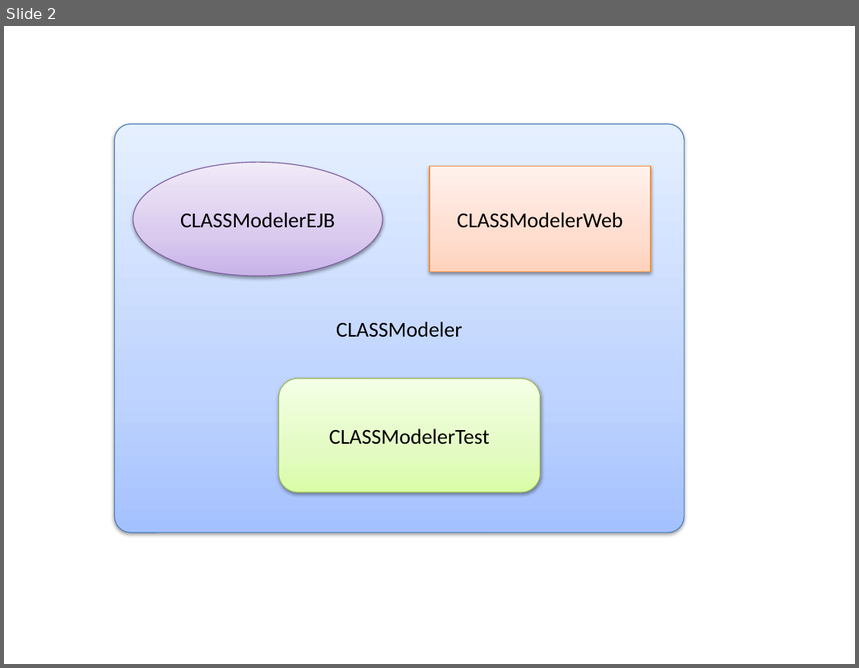
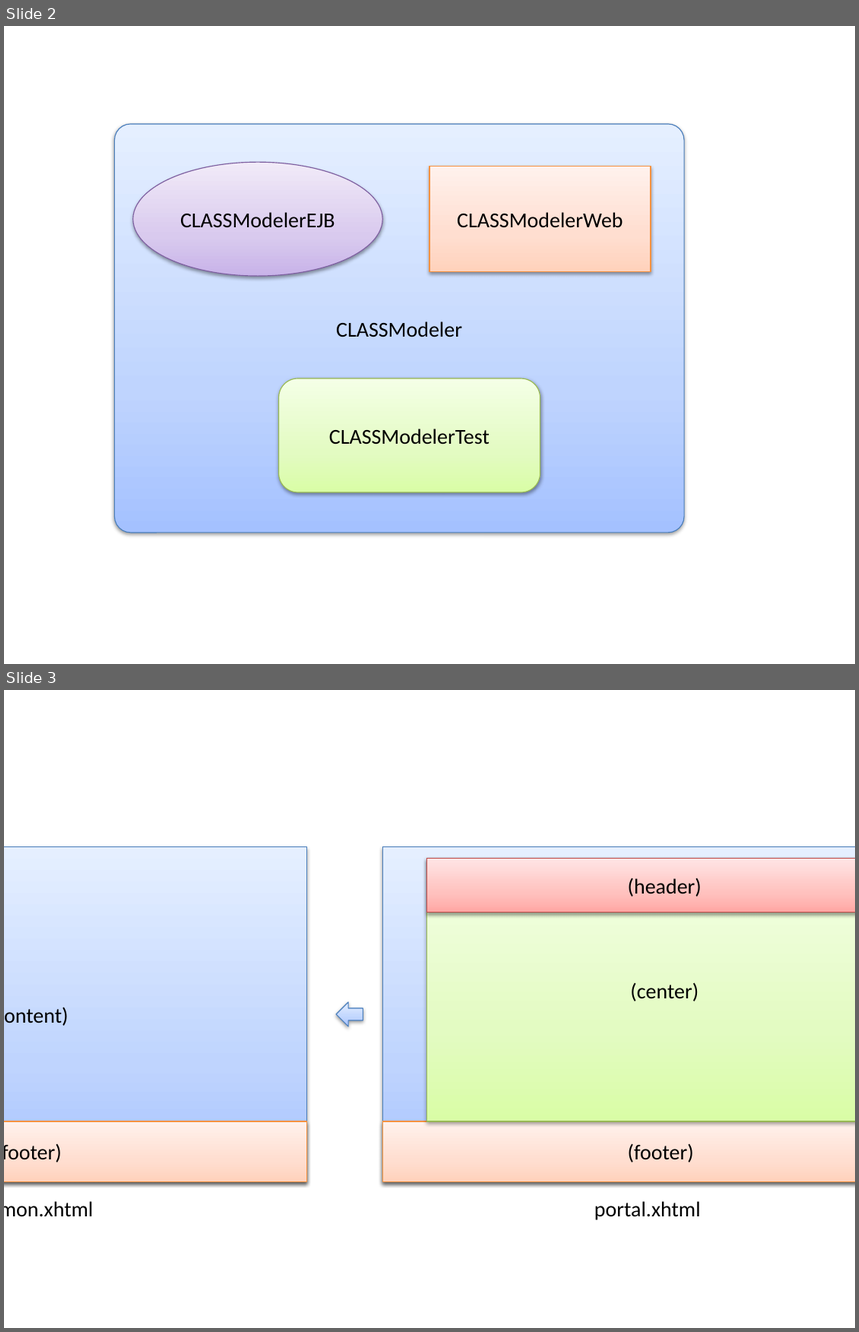
Before and after one commit to gldiazcardenas/CLASSModeler, a slide deck: documentation/CLASS Modeler - Architecture.pptx. Shown one above the other, each under a label of ours: slide 2 before the commit, slides 2 and 3 after it. The pictures are 859x668 and 859x1332 pixels, drawn with LibreOffice and Linux fonts; fonts in the diff are those of the drawing. Boxes give left, top, right and bottom in pixels: in the first picture for what was removed or moved away, otherwise in the second. Text is boxed around its words. In the diff, an @@ line names an element or a change of style, - is before the commit and + after.

```diff
--- a/documentation/CLASS Modeler - Architecture.pptx
+++ b/documentation/CLASS Modeler - Architecture.pptx
@@ slide 3 added at (4, 690, 855, 1328), background #FFFFFF @@
@@ rectangle added at (4, 847, 307, 1182), fill gradient #A4C4FF to #BFD4FF to #E6EEFF, outline #4B7EBC 0.75 pt, 18 pt, text #000000 @@
+(content)
@@ group added at (382, 847, 855, 1220): 4 rectangles, 1 text @@
+portal.xhtml
+(footer)
+(center)
+(header)
@@ left arrow added at (336, 1002, 363, 1027), fill gradient #A4C4FF to #BFD4FF to #E6EEFF, outline #4B7EBC 0.75 pt @@
@@ rectangle added at (4, 1122, 307, 1182), fill gradient #FFD2BD to #FFDED0 to #FFF2ED, outline #F69240 0.75 pt, 18 pt, text #000000 @@
+(footer)
@@ text added at (4, 1201, 94, 1217), 18 pt, text #000000 @@
+common.xhtml
```
Also in this commit, not shown: 1 slide changed, 1 other slide added, 1 other file.
